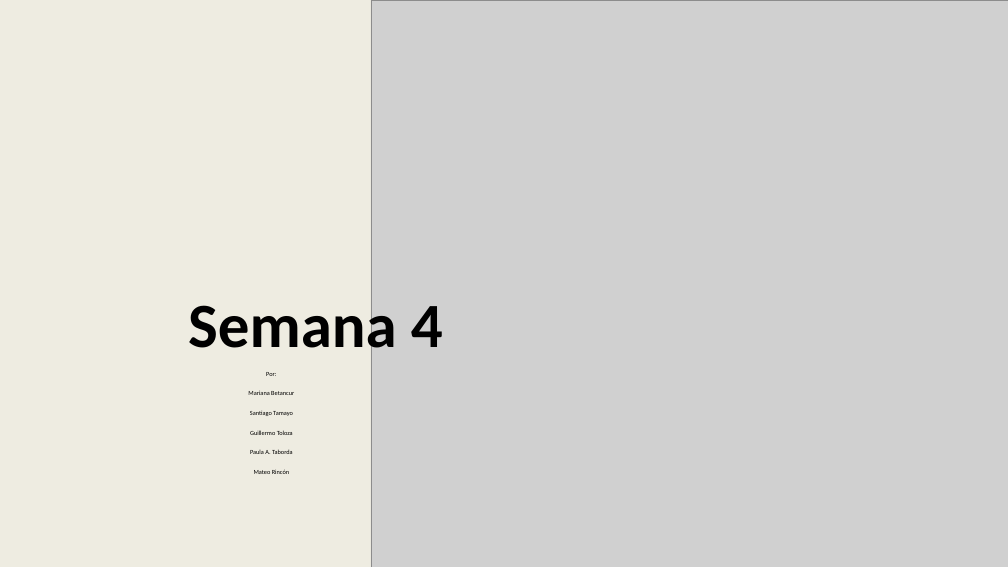
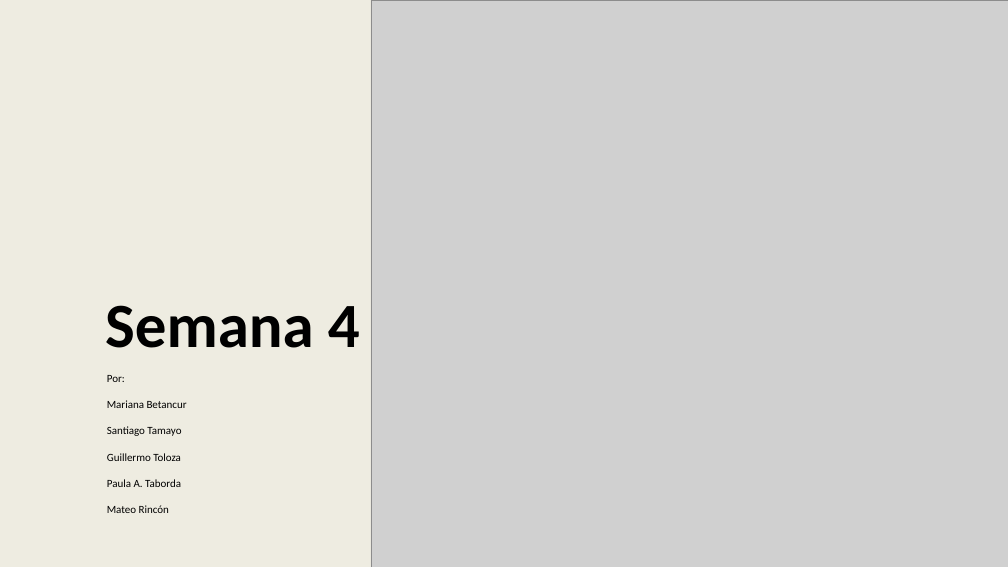
Before and after one commit to marianabetancur18/Ingenieria_Software, a slide deck: slide 1 of Semana 14-18 septiembre/Semana 4.pptx. Drawn at 1008x567 pixels with LibreOffice and Linux fonts; fonts in the diff are those of the drawing; grey boxes stand for pictures. Boxes give left, top, right and bottom in pixels: in the first picture for what was removed or moved away, otherwise in the second. Text is boxed around its words. In the diff, an @@ line names an element or a change of style, - is before the commit and + after.

```diff
--- a/Semana 14-18 septiembre/Semana 4.pptx
+++ b/Semana 14-18 septiembre/Semana 4.pptx
@@ title "Semana 4" at [105,305,360,348]: alignment centre to left @@
@@ subtitle "Por:" at [107,375,187,513]: size 6 to 10.5 pt; alignment centre to left @@
```
Also in this commit, not shown: 2 other slides changed, 11 slides added, 1 slide removed.
